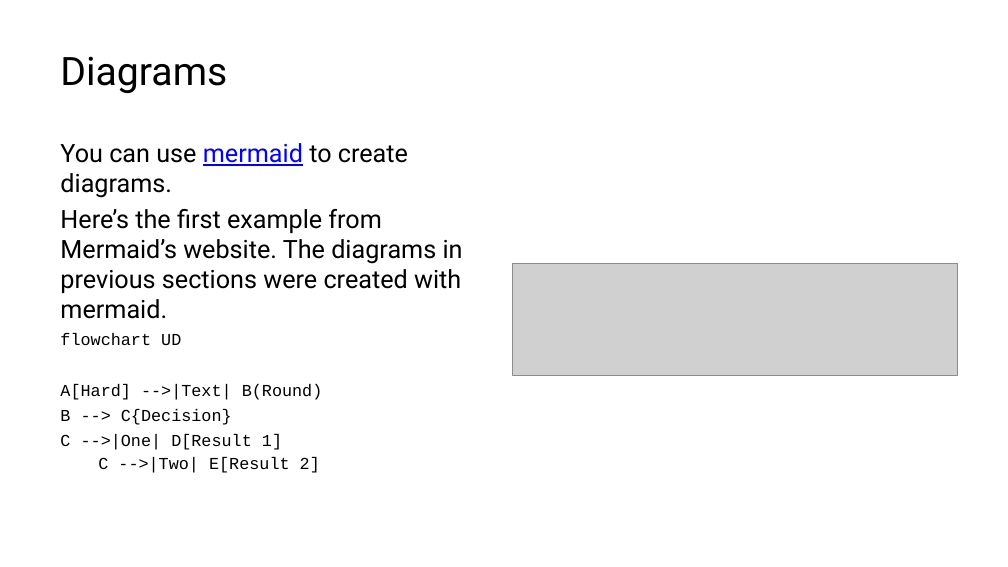
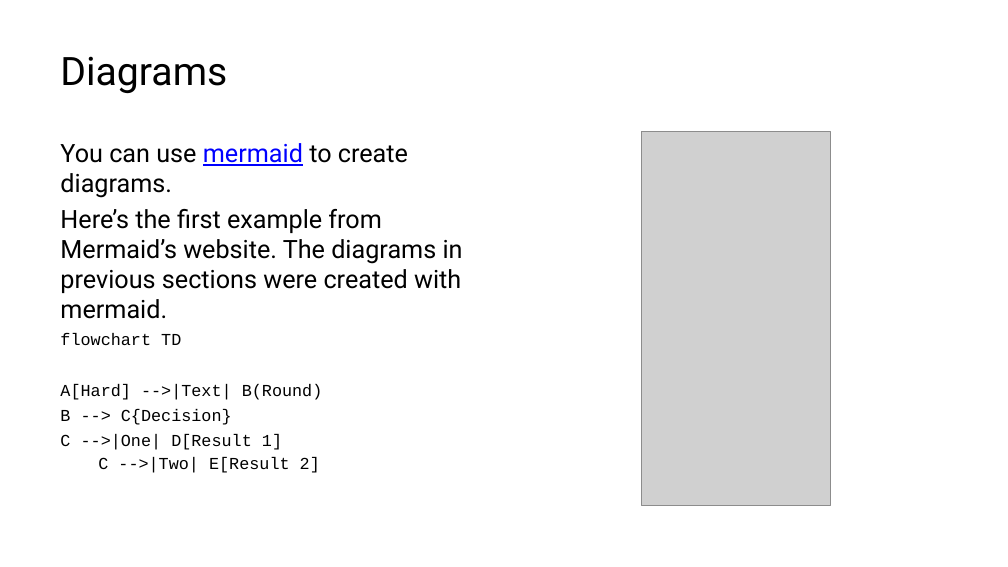
Before and after one commit to lucas-a-meyer/using-quarto, a slide deck: slide 14 of docs/presentation.pptx. Drawn at 1008x567 pixels with LibreOffice and Linux fonts; fonts in the diff are those of the drawing; grey boxes stand for pictures. Boxes give left, top, right and bottom in pixels: in the first picture for what was removed or moved away, otherwise in the second. Text is boxed around its words. In the diff, an @@ line names an element or a change of style, - is before the commit and + after.

```diff
--- a/docs/presentation.pptx
+++ b/docs/presentation.pptx
@@ picture added at <box>641,132,831,506</box> @@
@@ picture removed at <box>512,263,958,375</box> @@
@@ text at <box>60,333,323,473</box>: text changed @@
-flowchart UD
-A[Hard] -->|Text| B(Round)
-B --> C{Decision}
-C -->|One| D[Result 1]
-C -->|Two| E[Result 2]
+flowchart TD
+A[Hard] -->|Text| B(Round)
+B --> C{Decision}
+C -->|One| D[Result 1]
+C -->|Two| E[Result 2]
```
Also in this commit, not shown: 8 other files.
